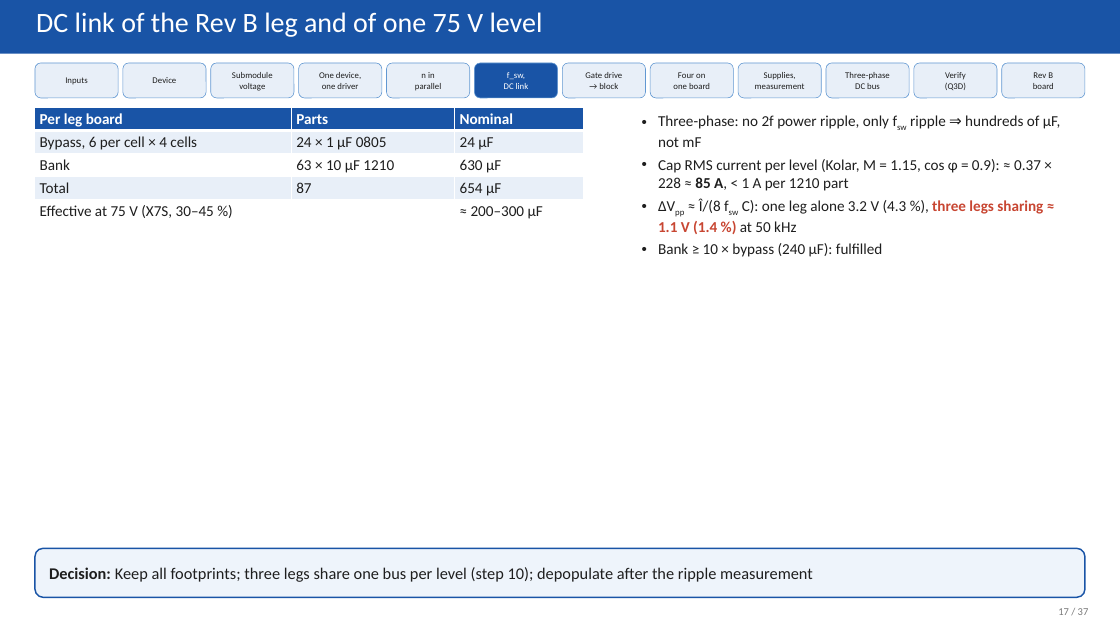
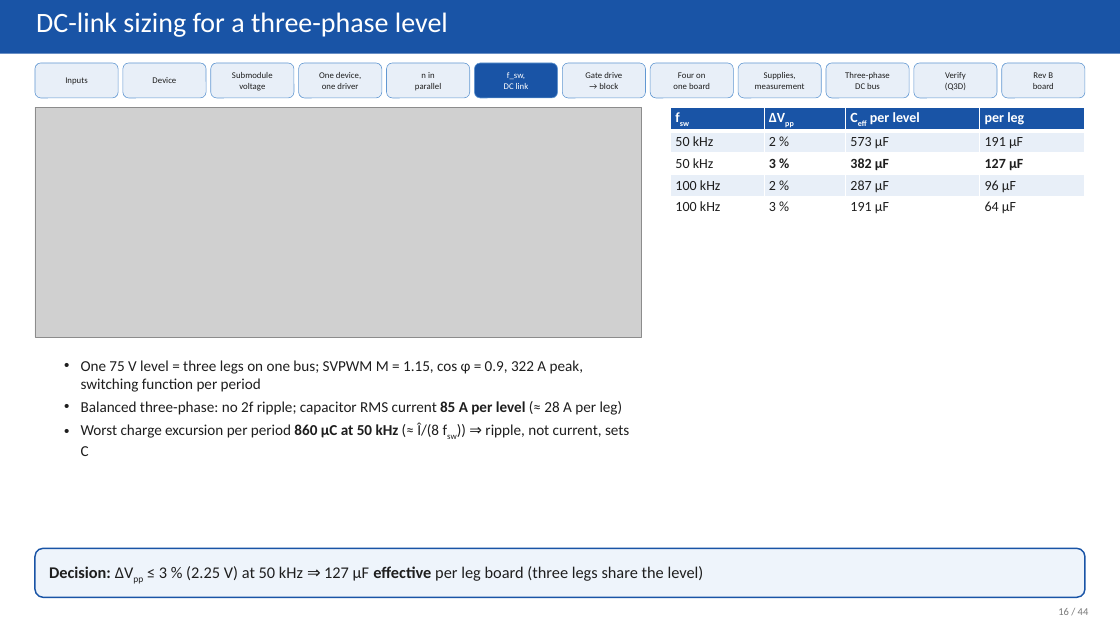
Before and after one commit to EnesAyaz/KTH, a slide deck: slide 16 of PCB-Design/reports/slides/spb_revb_design_flow.pptx (slide 17 before the commit). Drawn at 1120x630 pixels with LibreOffice and Linux fonts; fonts in the diff are those of the drawing; grey boxes stand for pictures. Boxes give left, top, right and bottom in pixels: in the first picture for what was removed or moved away, otherwise in the second. Text is boxed around its words. In the diff, an @@ line names an element or a change of style, - is before the commit and + after.

Commit message:
Rev B: 3D models for every part, board STEP, design-flow deck with final loop results
- make_3d_models_revb.py: box models (STEP + VRML) for 2EDF7275K, PMK UFCS, TDK 2220 (2.8 mm),
  WE-CNSW 1206, M6 AC bolt + Cu bar, LAM 4 + spreader; parts with project models move to spb_fab
- board STEP export (fab/spb-bb-revb.step); DRC 0/0/0, schematic = PCB
- render_3d_revb.py: 3D views for the deck from the KiCad models
- deck (44 slides): Rev B bypass figure, 3D slides, fast-loop Q3D results (0.69 nH with shunt,
  0.41 nH without, cells symmetric), shunt study, symmetry cause/fix; old full-board/busbar Q3D marked

```diff
--- a/PCB-Design/reports/slides/spb_revb_design_flow.pptx
+++ b/PCB-Design/reports/slides/spb_revb_design_flow.pptx
@@ text at bbox=[36, 12, 448, 37]: text changed @@
-DC link of the Rev B leg and of one 75 V level
+DC-link sizing for a three-phase level
@@ table removed at bbox=[35, 108, 584, 236], 5 rows, 3 columns @@
-Per leg board | Parts | Nominal
-Bypass, 6 per cell × 4 cells | 24 × 1 µF 0805 | 24 µF
-Bank | 63 × 10 µF 1210 | 630 µF
-Total | 87 | 654 µF
-Effective at 75 V (X7S, 30–45 %) |  | ≈ 200–300 µF
@@ picture added at bbox=[35, 108, 642, 338] @@
@@ text removed at bbox=[658, 115, 1061, 257] @@
-• Three-phase: no 2f power ripple, only fsw ripple ⇒ hundreds of µF, not mF
-• Cap RMS current per level (Kolar, M = 1.15, cos φ = 0.9): ≈ 0.37 × 228 ≈ 85 A, < 1 A per 1210 part
-• ΔVpp ≈ Î/(8 fsw C): one leg alone 3.2 V (4.3 %), three legs sharing ≈ 1.1 V (1.4 %) at 50 kHz
-• Bank ≥ 10 × bypass (240 µF): fulfilled
@@ table added at bbox=[671, 108, 1086, 236], 5 rows, 4 columns @@
+fsw | ΔVpp | Ceff per level | per leg
+50 kHz | 2 % | 573 µF | 191 µF
+50 kHz | 3 % | 382 µF | 127 µF
+100 kHz | 2 % | 287 µF | 96 µF
+100 kHz | 3 % | 191 µF | 64 µF
@@ text added at bbox=[81, 360, 629, 456], 13 pt, text #1E1E1E @@
+• One 75 V level = three legs on one bus; SVPWM M = 1.15, cos φ = 0.9, 322 A peak, switching function per period
+• Balanced three-phase: no 2f ripple; capacitor RMS current 85 A per level (≈ 28 A per leg)
+• Worst charge excursion per period 860 µC at 50 kHz (≈ Î/(8 fsw)) ⇒ ripple, not current, sets C
@@ text in rounded rectangle at bbox=[49, 566, 704, 581]: text changed @@
-Decision: Keep all footprints; three legs share one bus per level (step 10); depopulate after the ripple measurement
+Decision: ΔVpp ≤ 3 % (2.25 V) at 50 kHz ⇒ 127 µF effective per leg board (three legs share the level)
@@ text at bbox=[1058, 608, 1089, 615]: text changed @@
-17 / 37
+16 / 44
```
Also in this commit, not shown: 34 other slides changed, 7 slides added, 44 other files.
